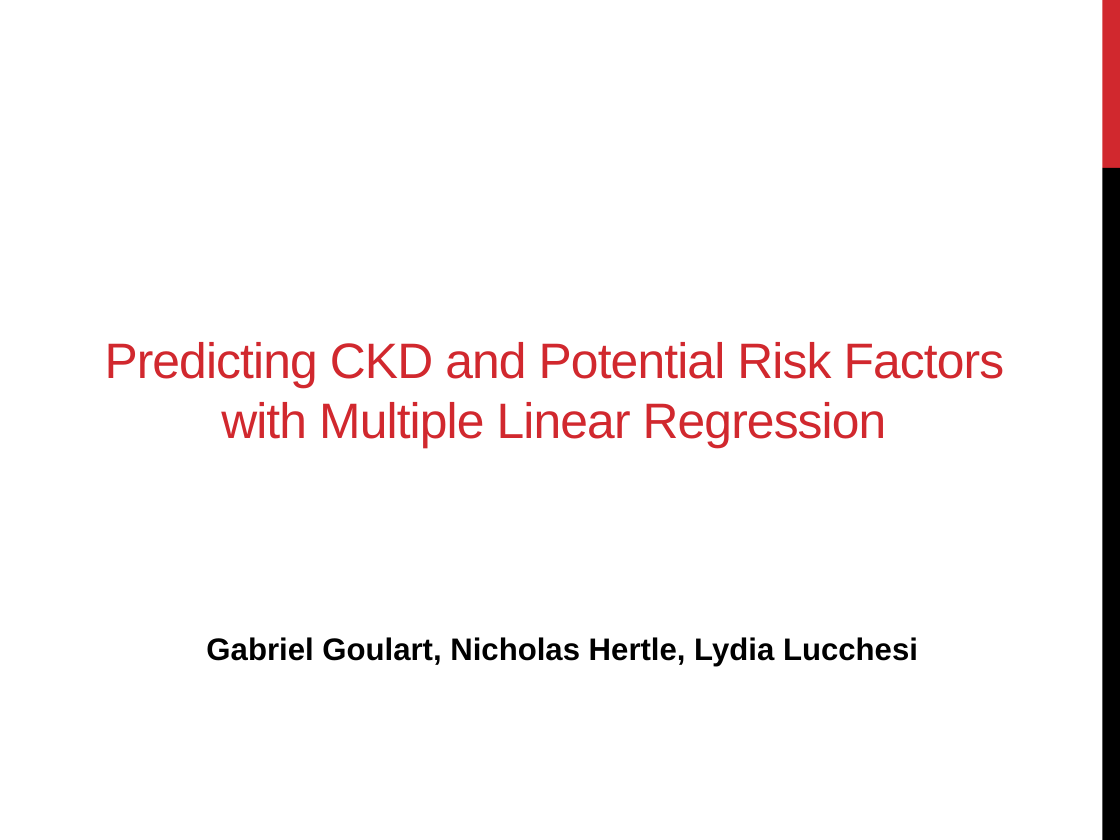
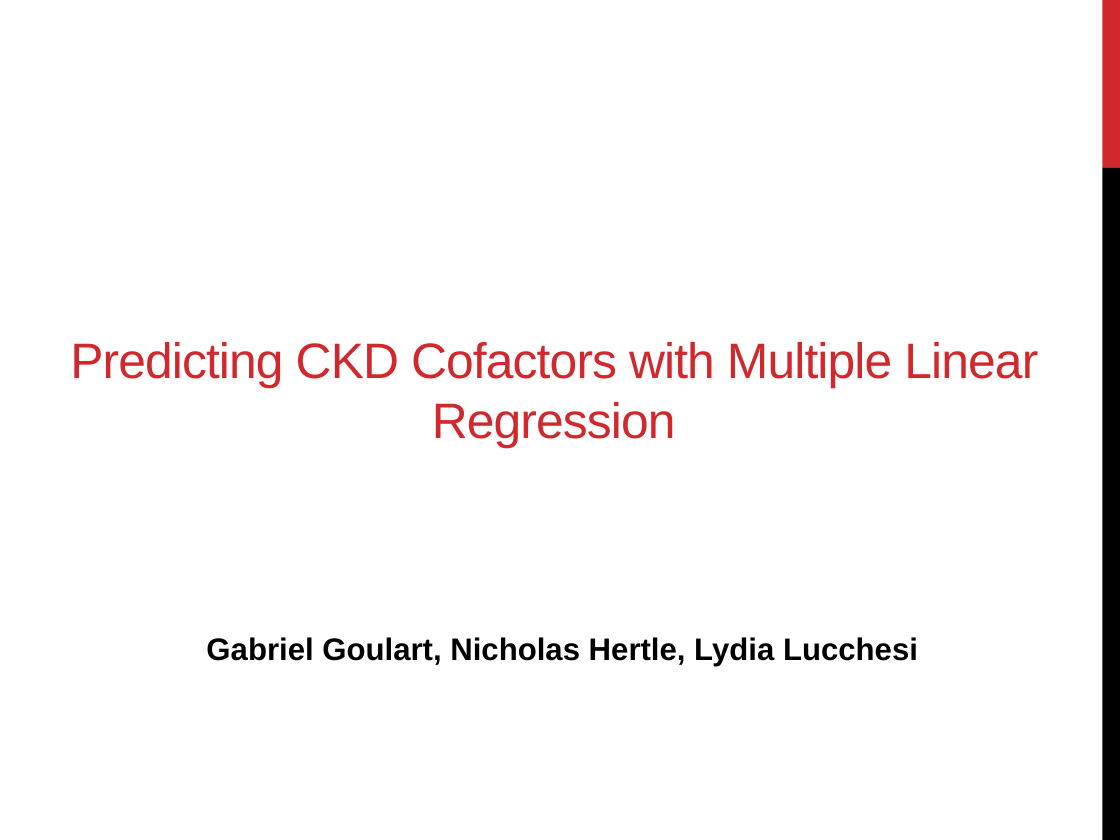
Before and after one commit to hertlen/bdsi16ehr, a slide deck: slide 1 of Final Powerpoint Slides.pptx. Drawn at 1120x840 pixels with LibreOffice and Linux fonts; fonts in the diff are those of the drawing. Boxes give left, top, right and bottom in pixels: in the first picture for what was removed or moved away, otherwise in the second. Text is boxed around its words. In the diff, an @@ line names an element or a change of style, - is before the commit and + after.

Commit message:
update

```diff
--- a/Final Powerpoint Slides.pptx
+++ b/Final Powerpoint Slides.pptx
@@ title at [70, 342, 1038, 449]: text changed @@
-Predicting CKD and Potential Risk Factors with Multiple Linear Regression
+Predicting CKD Cofactors with Multiple Linear Regression
```
